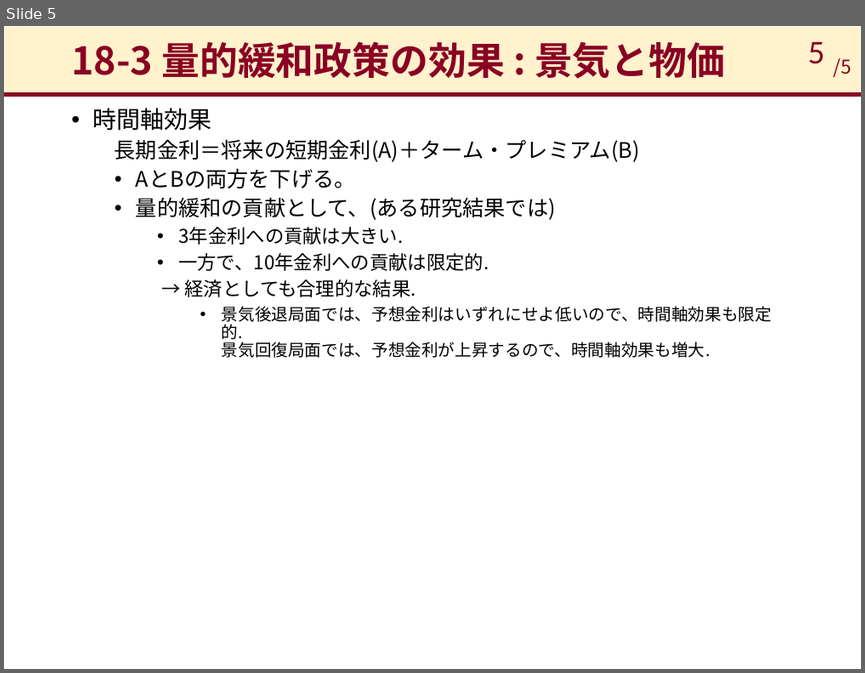
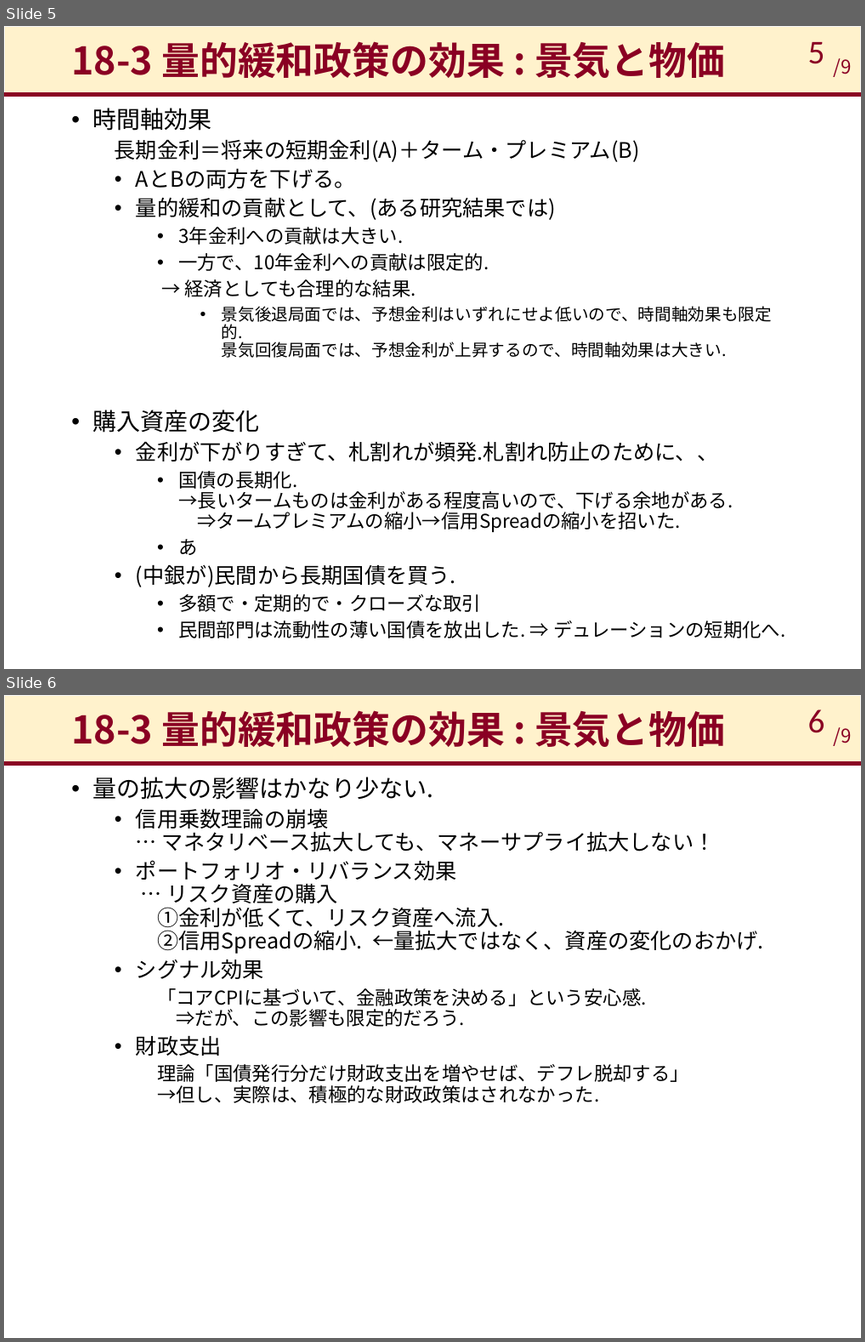
Before and after one commit to takashiikai1991/shirakawa, a slide deck: Sec_18/現代の金融政策_18.pptx. Shown one above the other, each under a label of ours: slide 5 before the commit, slides 5 and 6 after it. The pictures are 865x673 and 865x1342 pixels, drawn with LibreOffice and Linux fonts; fonts in the diff are those of the drawing. Boxes give left, top, right and bottom in pixels: in the first picture for what was removed or moved away, otherwise in the second. Text is boxed around its words. In the diff, an @@ line names an element or a change of style, - is before the commit and + after.

```diff
--- a/Sec_18/現代の金融政策_18.pptx
+++ b/Sec_18/現代の金融政策_18.pptx
@@ slide 6 added at [4, 695, 861, 1338], background #FFFFFF; not listed: 2 template elements that a slide beside it also shows @@
@@ title added at [71, 710, 725, 748], 32 pt, text #8A0023, bold @@
+18-3 量的緩和政策の効果 : 景気と物価
@@ page number added at [808, 709, 825, 733], 28 pt, text #8A0023 @@
+6
@@ text added at [834, 727, 851, 746], 16 pt, text #8A0023 @@
+/9
@@ text added at [93, 777, 764, 1103], 18 pt, text #000000 @@
+• 量の拡大の影響はかなり少ない.
+  • 信用乗数理論の崩壊
+    … マネタリベース拡大しても、マネーサプライ拡大しない！
+  • ポートフォリオ・リバランス効果
+    … リスク資産の購入
+    ①金利が低くて、リスク資産へ流入.
+    ②信用Spreadの縮小. ←量拡大ではなく、資産の変化のおかげ.
+  • シグナル効果
+    「コアCPIに基づいて、金融政策を決める」という安心感.
+    ⇒だが、この影響も限定的だろう.
+  • 財政支出
+    理論「国債発行分だけ財政支出を増やせば、デフレ脱却する」
+    →但し、実際は、積極的な財政政策はされなかった.
@@ slide 5 changed as well @@
@@ text at [834, 58, 851, 77]: text changed @@
-/5
+/9
@@ text at [93, 306, 785, 638]: text changed; size 14 to 16 pt @@
-      • 景気後退局面では、予想金利はいずれにせよ低いので、時間軸効果も限定的.
-        景気回復局面では、予想金利が上昇するので、時間軸効果も増大.
+      • 景気後退局面では、予想金利はいずれにせよ低いので、時間軸効果も限定的.
+        景気回復局面では、予想金利が上昇するので、時間軸効果は大きい.
+• 購入資産の変化
+  • 金利が下がりすぎて、札割れが頻発.札割れ防止のために、、
+    • 国債の長期化.
+      →長いタームものは金利がある程度高いので、下げる余地がある.
+      ⇒タームプレミアムの縮小→信用Spreadの縮小を招いた.
+    • あ
+  • (中銀が)民間から長期国債を買う.
+    • 多額で・定期的で・クローズな取引
+    • 民間部門は流動性の薄い国債を放出した. ⇒ デュレーションの短期化へ.
```
Also in this commit, not shown: 4 other slides changed, 3 other slides added.
